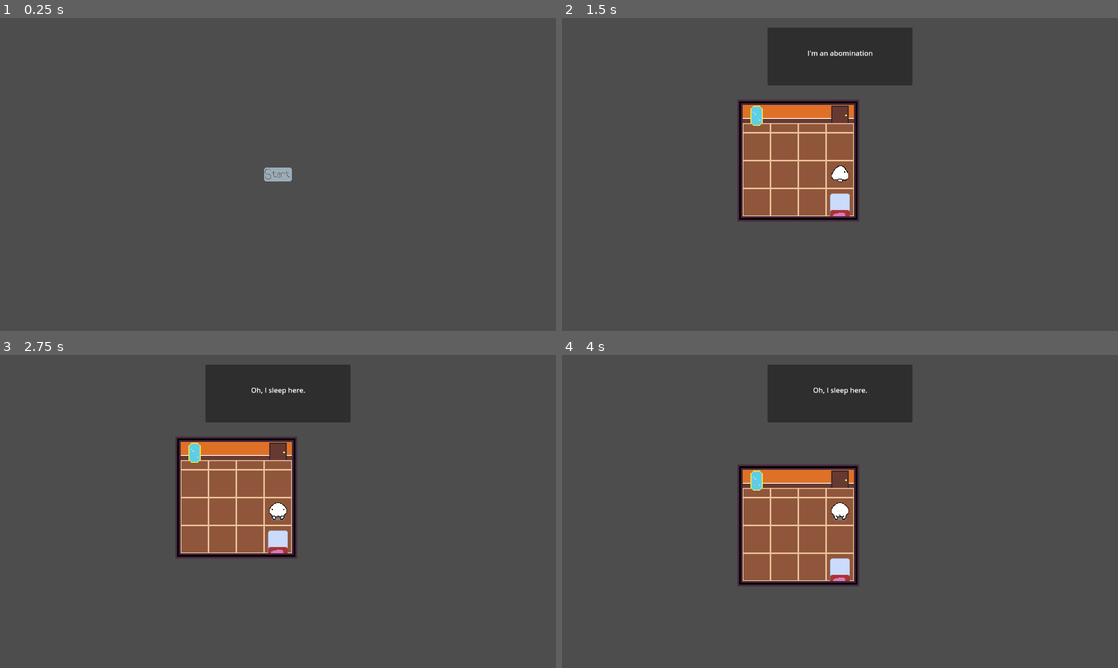
Above: before the commit, frames 1-4 (two rows, left to right).
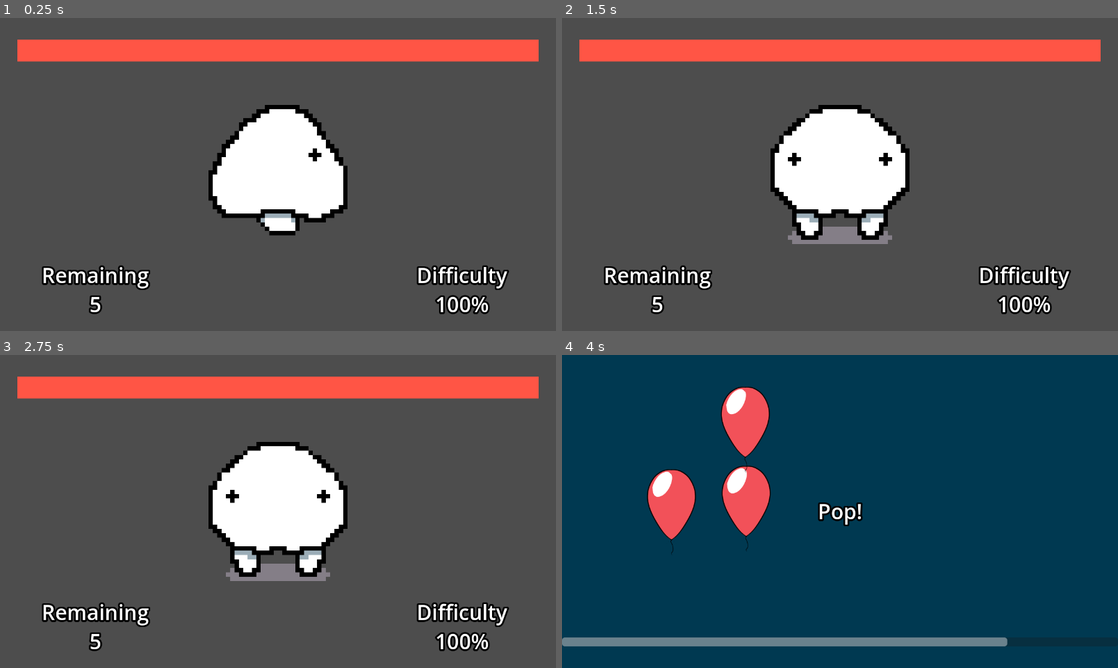
Above: after the commit, the same moments.

Repository: GDAC-at-Davis/GDAC-minigame-framework
Game: Godot game, scene res://testing/MinigameTester.tscn
Two runs of this game, one before a commit and one after it. Both use one fixed random seed, a clock stepped at 60 frames per second and the inputs below. Before the commit the project starts from res://Scenes/GodScene.tscn.
Inputs (mouse positions are in pixels of both pictures, inside the frame that each line leads up to):
- Up to frame 1 (0.25 s): no input
- Up to frame 2 (1.5 s): click (840, 174) at 0.52 s; move the mouse to (962, 158) at 1.27 s; hold D (right) from 1.28 s (still down); click (962, 158) at 1.35 s
- Up to frame 3 (2.75 s): move the mouse to (166, 527) at 2.02 s; release D (right) at 2.03 s; hold S (down) from 2.03 s (still down); click (166, 527) at 2.1 s
- Up to frame 4 (4 s): move the mouse to (895, 442) at 2.77 s; release S (down) at 2.78 s; hold D (right) 2.78-3.53 s; click (895, 442) at 2.85 s; move the mouse to (812, 574) at 3.52 s; hold W (up) from 3.53 s (still down); click (812, 574) at 3.6 s

The runs differ from the first frame. In frame 1, 17% of the frame differs, in the area x 3-97%, y 6-95%; in frame 2, 24%; in frame 3, 24%; in frame 4, 100%, in the area x 0-100%, y 0-100%.

Commit message:
added tester

Diff:
--- a/MinigameFramework/Minigames/BalloonPopper/Balloon.tscn
+++ b/MinigameFramework/Minigames/BalloonPopper/Balloon.tscn
@@ -1,7 +1,7 @@
 [gd_scene load_steps=4 format=3 uid="uid://4p76p5k843ck"]
 
-[ext_resource type="Script" uid="uid://rrgf5p0jv4ce" path="res://Minigames/BalloonPopper/balloon.gd" id="1_5ahiw"]
-[ext_resource type="Texture2D" uid="uid://du1wfkunh1hvn" path="res://Minigames/BalloonPopper/balloon.png" id="2_5ahiw"]
+[ext_resource type="Script" uid="uid://rrgf5p0jv4ce" path="res://minigames/BalloonPopper/balloon.gd" id="1_5ahiw"]
+[ext_resource type="Texture2D" uid="uid://du1wfkunh1hvn" path="res://minigames/BalloonPopper/balloon.png" id="2_5ahiw"]
 
 [sub_resource type="CapsuleShape2D" id="CapsuleShape2D_5ahiw"]
 radius = 56.5
--- a/MinigameFramework/Minigames/BalloonPopper/BalloonPopper.tscn
+++ b/MinigameFramework/Minigames/BalloonPopper/BalloonPopper.tscn
@@ -1,7 +1,7 @@
 [gd_scene load_steps=6 format=3 uid="uid://bpacr2w3cuiyw"]
 
-[ext_resource type="Script" uid="uid://dycy3rg1nvlln" path="res://Minigames/BalloonPopper/balloon_minigame.gd" id="1_tqulc"]
-[ext_resource type="Texture2D" uid="uid://du1wfkunh1hvn" path="res://Minigames/BalloonPopper/balloon.png" id="2_bk108"]
+[ext_resource type="Script" uid="uid://dycy3rg1nvlln" path="res://minigames/BalloonPopper/balloon_minigame.gd" id="1_tqulc"]
+[ext_resource type="Texture2D" uid="uid://du1wfkunh1hvn" path="res://minigames/BalloonPopper/balloon.png" id="2_bk108"]
 
 [sub_resource type="Gradient" id="Gradient_tqulc"]
 offsets = PackedFloat32Array(0)
--- a/MinigameFramework/Minigames/Test3D/Test3D.tscn
+++ b/MinigameFramework/Minigames/Test3D/Test3D.tscn
@@ -1,6 +1,6 @@
 [gd_scene load_steps=4 format=3 uid="uid://cgmlbwqta8dhl"]
 
-[ext_resource type="Script" uid="uid://cte65f2kvwe34" path="res://Minigames/Test3D/test_3D_minigame.gd" id="1_s00ru"]
+[ext_resource type="Script" uid="uid://cte65f2kvwe34" path="res://minigames/Test3D/test_3D_minigame.gd" id="1_s00ru"]
 
 [sub_resource type="BoxMesh" id="BoxMesh_s00ru"]
 
--- a/MinigameFramework/Resources/MinigameGroups/home_minigame_group.tres
+++ b/MinigameFramework/Resources/MinigameGroups/home_minigame_group.tres
@@ -1,8 +1,8 @@
 [gd_resource type="Resource" script_class="MinigameGroupData" load_steps=4 format=3 uid="uid://bt14lx2uf6axm"]
 
-[ext_resource type="Script" uid="uid://p73k0qpka7a6" path="res://Scripts/minigame_group.gd" id="1_p7nvv"]
-[ext_resource type="PackedScene" uid="uid://cgmlbwqta8dhl" path="res://Minigames/Test3D/Test3D.tscn" id="1_ryry2"]
-[ext_resource type="PackedScene" uid="uid://bpacr2w3cuiyw" path="res://Minigames/BalloonPopper/BalloonPopper.tscn" id="2_l2kh3"]
+[ext_resource type="Script" uid="uid://p73k0qpka7a6" path="res://scripts/minigame_group.gd" id="1_p7nvv"]
+[ext_resource type="PackedScene" uid="uid://cgmlbwqta8dhl" path="res://minigames/Test3D/Test3D.tscn" id="1_ryry2"]
+[ext_resource type="PackedScene" uid="uid://bpacr2w3cuiyw" path="res://minigames/BalloonPopper/BalloonPopper.tscn" id="2_l2kh3"]
 
 [resource]
 script = ExtResource("1_p7nvv")
--- a/MinigameFramework/Scenes/GodScene.tscn
+++ b/MinigameFramework/Scenes/GodScene.tscn
@@ -1,8 +1,8 @@
 [gd_scene load_steps=2 format=3 uid="uid://blmvycvgmnnxv"]
 
-[ext_resource type="Script" uid="uid://dtmlo62vwyrq0" path="res://Scripts/GodScene.gd" id="1_dvti5"]
+[ext_resource type="Script" uid="uid://dtmlo62vwyrq0" path="res://scripts/god_scene.gd" id="1_65nfc"]
 
 [node name="GodScene" type="Node2D"]
-script = ExtResource("1_dvti5")
+script = ExtResource("1_65nfc")
 
 [node name="UICanvas" type="CanvasLayer" parent="."]
--- a/MinigameFramework/Scenes/HomeRoom.tscn
+++ b/MinigameFramework/Scenes/HomeRoom.tscn
@@ -1,27 +1,27 @@
 [gd_scene load_steps=40 format=4 uid="uid://blugenr688iy7"]
 
-[ext_resource type="Texture2D" uid="uid://cx6rnppw0rqkx" path="res://Assets/Environment/Floor.png" id="1_3vso6"]
-[ext_resource type="Script" uid="uid://b0f7uaviabxqe" path="res://Scripts/home_room.gd" id="1_uxmcf"]
-[ext_resource type="Texture2D" uid="uid://buo4cbhbh6wcu" path="res://Assets/Environment/FloorUpperWall.png" id="2_rw8f6"]
-[ext_resource type="Texture2D" uid="uid://cy83mw27yc448" path="res://Assets/Environment/Mirror.png" id="3_le8eo"]
-[ext_resource type="Texture2D" uid="uid://7xq8ofqd4clp" path="res://Assets/Environment/UpperWall.png" id="3_secph"]
-[ext_resource type="Texture2D" uid="uid://cdi54rs75814x" path="res://Assets/Environment/Bed.png" id="4_gpkxl"]
-[ext_resource type="Texture2D" uid="uid://cf63fgm4ejnvf" path="res://Assets/Environment/WallCorner.png" id="4_y3iof"]
-[ext_resource type="Texture2D" uid="uid://c7lis0n373ucy" path="res://Assets/Environment/WallJut.png" id="5_lmf8n"]
-[ext_resource type="Texture2D" uid="uid://ch0bxgtg1hsni" path="res://Assets/Environment/WallJutJoiner.png" id="6_8te1i"]
-[ext_resource type="Texture2D" uid="uid://b5dkscfeciho2" path="res://Assets/Environment/WallDoubleCorner.png" id="7_le8eo"]
-[ext_resource type="Texture2D" uid="uid://b00qgwvyci14b" path="res://Assets/Environment/WallJutCorner.png" id="8_gpkxl"]
-[ext_resource type="Texture2D" uid="uid://yqob7l3osu7n" path="res://Assets/Environment/Door.png" id="9_sxl3h"]
-[ext_resource type="Texture2D" uid="uid://bpcxorg5mbxpi" path="res://Assets/ColliderEnvironment/InteractableDown.png" id="12_p2d2v"]
-[ext_resource type="Texture2D" uid="uid://bj8wfbi4eknw6" path="res://Assets/ColliderEnvironment/InteractableLeft.png" id="13_uxmcf"]
-[ext_resource type="Texture2D" uid="uid://bq4foyryhbnq" path="res://Assets/ColliderEnvironment/InteractableRight.png" id="14_3j54o"]
-[ext_resource type="Texture2D" uid="uid://br81i55gxnsy5" path="res://Assets/ColliderEnvironment/InteractableUp.png" id="15_mr6rx"]
-[ext_resource type="Texture2D" uid="uid://vufev4sdxsx4" path="res://Assets/ColliderEnvironment/Spawn.png" id="16_q6hx0"]
-[ext_resource type="Texture2D" uid="uid://cgrl6xvv4bpjq" path="res://Assets/ColliderEnvironment/Unreachable.png" id="17_1mfxh"]
-[ext_resource type="Texture2D" uid="uid://bndw2son6gmwh" path="res://Assets/ColliderEnvironment/Walkable.png" id="18_tbacr"]
+[ext_resource type="Script" uid="uid://b0f7uaviabxqe" path="res://scripts/home_room.gd" id="1_l37yc"]
+[ext_resource type="Texture2D" uid="uid://bpcxorg5mbxpi" path="res://assets/ColliderEnvironment/InteractableDown.png" id="2_lvja3"]
+[ext_resource type="Texture2D" uid="uid://bj8wfbi4eknw6" path="res://assets/ColliderEnvironment/InteractableLeft.png" id="3_dax6w"]
+[ext_resource type="Texture2D" uid="uid://bq4foyryhbnq" path="res://assets/ColliderEnvironment/InteractableRight.png" id="4_g7nv8"]
+[ext_resource type="Texture2D" uid="uid://br81i55gxnsy5" path="res://assets/ColliderEnvironment/InteractableUp.png" id="5_8kuah"]
+[ext_resource type="Texture2D" uid="uid://vufev4sdxsx4" path="res://assets/ColliderEnvironment/Spawn.png" id="6_g2ef0"]
+[ext_resource type="Texture2D" uid="uid://cgrl6xvv4bpjq" path="res://assets/ColliderEnvironment/Unreachable.png" id="7_7vfb1"]
+[ext_resource type="Texture2D" uid="uid://bndw2son6gmwh" path="res://assets/ColliderEnvironment/Walkable.png" id="8_wwiyp"]
+[ext_resource type="Texture2D" uid="uid://cx6rnppw0rqkx" path="res://assets/Environment/Floor.png" id="9_kxvrf"]
+[ext_resource type="Texture2D" uid="uid://buo4cbhbh6wcu" path="res://assets/Environment/FloorUpperWall.png" id="10_viceh"]
+[ext_resource type="Texture2D" uid="uid://cy83mw27yc448" path="res://assets/Environment/Mirror.png" id="11_hk0tx"]
+[ext_resource type="Texture2D" uid="uid://cdi54rs75814x" path="res://assets/Environment/Bed.png" id="12_albms"]
+[ext_resource type="Texture2D" uid="uid://7xq8ofqd4clp" path="res://assets/Environment/UpperWall.png" id="13_ecoi4"]
+[ext_resource type="Texture2D" uid="uid://cf63fgm4ejnvf" path="res://assets/Environment/WallCorner.png" id="14_xp257"]
+[ext_resource type="Texture2D" uid="uid://c7lis0n373ucy" path="res://assets/Environment/WallJut.png" id="15_fu13x"]
+[ext_resource type="Texture2D" uid="uid://ch0bxgtg1hsni" path="res://assets/Environment/WallJutJoiner.png" id="16_hfk6n"]
+[ext_resource type="Texture2D" uid="uid://b5dkscfeciho2" path="res://assets/Environment/WallDoubleCorner.png" id="17_e808c"]
+[ext_resource type="Texture2D" uid="uid://b00qgwvyci14b" path="res://assets/Environment/WallJutCorner.png" id="18_g0mfh"]
+[ext_resource type="Texture2D" uid="uid://yqob7l3osu7n" path="res://assets/Environment/Door.png" id="19_x3gfm"]
 
 [sub_resource type="TileSetAtlasSource" id="TileSetAtlasSource_n1h35"]
-texture = ExtResource("12_p2d2v")
+texture = ExtResource("2_lvja3")
 texture_region_size = Vector2i(32, 32)
 0:0/0 = 0
 1:0/0 = 0
@@ -29,7 +29,7 @@
 1:1/0 = 0
 
 [sub_resource type="TileSetAtlasSource" id="TileSetAtlasSource_riffp"]
-texture = ExtResource("13_uxmcf")
+texture = ExtResource("3_dax6w")
 texture_region_size = Vector2i(32, 32)
 0:0/0 = 0
 1:0/0 = 0
@@ -37,7 +37,7 @@
 1:1/0 = 0
 
 [sub_resource type="TileSetAtlasSource" id="TileSetAtlasSource_vbn5k"]
-texture = ExtResource("14_3j54o")
+texture = ExtResource("4_g7nv8")
 texture_region_size = Vector2i(32, 32)
 0:0/0 = 0
 1:0/0 = 0
@@ -45,7 +45,7 @@
 1:1/0 = 0
 
 [sub_resource type="TileSetAtlasSource" id="TileSetAtlasSource_v48aw"]
-texture = ExtResource("15_mr6rx")
+texture = ExtResource("5_8kuah")
 texture_region_size = Vector2i(32, 32)
 0:0/0 = 0
 1:0/0 = 0
@@ -53,7 +53,7 @@
 1:1/0 = 0
 
 [sub_resource type="TileSetAtlasSource" id="TileSetAtlasSource_cdfm2"]
-texture = ExtResource("16_q6hx0")
+texture = ExtResource("6_g2ef0")
 texture_region_size = Vector2i(32, 32)
 0:0/0 = 0
 1:0/0 = 0
@@ -61,7 +61,7 @@
 1:1/0 = 0
 
 [sub_resource type="TileSetAtlasSource" id="TileSetAtlasSource_k4olp"]
-texture = ExtResource("17_1mfxh")
+texture = ExtResource("7_7vfb1")
 texture_region_size = Vector2i(32, 32)
 0:0/0 = 0
 1:0/0 = 0
@@ -69,7 +69,7 @@
 1:1/0 = 0
 
 [sub_resource type="TileSetAtlasSource" id="TileSetAtlasSource_sc3c8"]
-texture = ExtResource("18_tbacr")
+texture = ExtResource("8_wwiyp")
 texture_region_size = Vector2i(32, 32)
 0:0/0 = 0
 1:0/0 = 0
@@ -87,7 +87,7 @@
 sources/6 = SubResource("TileSetAtlasSource_sc3c8")
 
 [sub_resource type="TileSetAtlasSource" id="TileSetAtlasSource_d2xvl"]
-texture = ExtResource("1_3vso6")
+texture = ExtResource("9_kxvrf")
 texture_region_size = Vector2i(32, 32)
 0:0/0 = 0
 1:0/0 = 0
@@ -95,52 +95,52 @@
 1:1/0 = 0
 
 [sub_resource type="TileSetAtlasSource" id="TileSetAtlasSource_lmf8n"]
-texture = ExtResource("2_rw8f6")
+texture = ExtResource("10_viceh")
 texture_region_size = Vector2i(32, 32)
 0:0/0 = 0
 
 [sub_resource type="TileSetAtlasSource" id="TileSetAtlasSource_sxl3h"]
-texture = ExtResource("3_le8eo")
+texture = ExtResource("11_hk0tx")
 texture_region_size = Vector2i(32, 32)
 0:0/0 = 0
 
 [sub_resource type="TileSetAtlasSource" id="TileSetAtlasSource_uxmcf"]
-texture = ExtResource("4_gpkxl")
+texture = ExtResource("12_albms")
 texture_region_size = Vector2i(32, 32)
 0:0/0 = 0
 
 [sub_resource type="TileSetAtlasSource" id="TileSetAtlasSource_8te1i"]
-texture = ExtResource("3_secph")
+texture = ExtResource("13_ecoi4")
 texture_region_size = Vector2i(32, 32)
 0:0/0 = 0
 
 [sub_resource type="TileSetAtlasSource" id="TileSetAtlasSource_le8eo"]
-texture = ExtResource("4_y3iof")
+texture = ExtResource("14_xp257")
 texture_region_size = Vector2i(32, 32)
 0:0/0 = 0
 
 [sub_resource type="TileSetAtlasSource" id="TileSetAtlasSource_abrjd"]
-texture = ExtResource("5_lmf8n")
+texture = ExtResource("15_fu13x")
 texture_region_size = Vector2i(32, 32)
 0:0/0 = 0
 
 [sub_resource type="TileSetAtlasSource" id="TileSetAtlasSource_41k1l"]
-texture = ExtResource("6_8te1i")
+texture = ExtResource("16_hfk6n")
 texture_region_size = Vector2i(32, 32)
 0:0/0 = 0
 
 [sub_resource type="TileSetAtlasSource" id="TileSetAtlasSource_tvxtg"]
-texture = ExtResource("7_le8eo")
+texture = ExtResource("17_e808c")
 texture_region_size = Vector2i(32, 32)
 0:0/0 = 0
 
 [sub_resource type="TileSetAtlasSource" id="TileSetAtlasSource_5f1lx"]
-texture = ExtResource("8_gpkxl")
+texture = ExtResource("18_g0mfh")
 texture_region_size = Vector2i(32, 32)
 0:0/0 = 0
 
 [sub_resource type="TileSetAtlasSource" id="TileSetAtlasSource_p2d2v"]
-texture = ExtResource("9_sxl3h")
+texture = ExtResource("19_x3gfm")
 texture_region_size = Vector2i(32, 32)
 0:0/0 = 0
 
@@ -159,7 +159,7 @@
 sources/11 = SubResource("TileSetAtlasSource_uxmcf")
 
 [node name="Environment" type="Node2D"]
-script = ExtResource("1_uxmcf")
+script = ExtResource("1_l37yc")
 
 [node name="CollisionTileMap" type="TileMapLayer" parent="."]
 visible = false
--- a/MinigameFramework/Scenes/Menu.tscn
+++ b/MinigameFramework/Scenes/Menu.tscn
@@ -1,7 +1,7 @@
 [gd_scene load_steps=3 format=3 uid="uid://ca3dsmtf3lnbo"]
 
-[ext_resource type="Texture2D" uid="uid://b3wbw01ysetr4" path="res://Assets/UI/StartButton.png" id="1_3kf3n"]
-[ext_resource type="Script" uid="uid://cguq5d38jujml" path="res://Scripts/Menu.gd" id="1_6pedr"]
+[ext_resource type="Texture2D" uid="uid://b3wbw01ysetr4" path="res://assets/UI/StartButton.png" id="1_3kf3n"]
+[ext_resource type="Script" uid="uid://cguq5d38jujml" path="res://scripts/menu.gd" id="1_6pedr"]
 
 [node name="Menu" type="Control"]
 layout_mode = 3
--- a/MinigameFramework/Scenes/MinigameManager.tscn
+++ b/MinigameFramework/Scenes/MinigameManager.tscn
@@ -1,10 +1,10 @@
 [gd_scene load_steps=12 format=3 uid="uid://d37y2041mrhtw"]
 
-[ext_resource type="Script" uid="uid://bqy5pm30257dh" path="res://Scripts/minigame_manager.gd" id="1_c43xr"]
-[ext_resource type="Theme" uid="uid://b3gvhppqjl7w2" path="res://Resources/Themes/instruction_theme.tres" id="3_hj43s"]
-[ext_resource type="Texture2D" uid="uid://cnkeu612ob1v6" path="res://Assets/Player/FrontIdle.png" id="3_ifwpt"]
-[ext_resource type="Texture2D" uid="uid://dk80ejp14m8qe" path="res://Assets/Player/SideIdle.png" id="4_a820n"]
-[ext_resource type="Texture2D" uid="uid://dlhunmti0rfki" path="res://Assets/Player/BackIdle.png" id="5_tondc"]
+[ext_resource type="Script" uid="uid://bqy5pm30257dh" path="res://scripts/minigame_manager.gd" id="1_lehxo"]
+[ext_resource type="Theme" uid="uid://b3gvhppqjl7w2" path="res://resources/Themes/instruction_theme.tres" id="2_lv88o"]
+[ext_resource type="Texture2D" uid="uid://cnkeu612ob1v6" path="res://assets/Player/FrontIdle.png" id="3_w5hio"]
+[ext_resource type="Texture2D" uid="uid://dk80ejp14m8qe" path="res://assets/Player/SideIdle.png" id="4_q6s6h"]
+[ext_resource type="Texture2D" uid="uid://dlhunmti0rfki" path="res://assets/Player/BackIdle.png" id="5_bsv5a"]
 
 [sub_resource type="StyleBoxFlat" id="StyleBoxFlat_kvaaa"]
 bg_color = Color(0.18, 0, 0, 1)
@@ -16,18 +16,45 @@
 animations = [{
 "frames": [{
 "duration": 1.0,
-"texture": ExtResource("3_ifwpt")
+"texture": ExtResource("3_w5hio")
 }, {
 "duration": 1.0,
-"texture": ExtResource("4_a820n")
+"texture": ExtResource("4_q6s6h")
 }, {
 "duration": 1.0,
-"texture": ExtResource("5_tondc")
+"texture": ExtResource("5_bsv5a")
 }],
 "loop": true,
 "name": &"default",
 "speed": 5.0
 }]
+
+[sub_resource type="Animation" id="Animation_a820n"]
+length = 0.001
+tracks/0/type = "value"
+tracks/0/imported = false
+tracks/0/enabled = true
+tracks/0/path = NodePath(".:frame")
+tracks/0/interp = 1
+tracks/0/loop_wrap = true
+tracks/0/keys = {
+"times": PackedFloat32Array(0),
+"transitions": PackedFloat32Array(1),
+"update": 1,
+"values": [3]
+}
+tracks/1/type = "value"
+tracks/1/imported = false
+tracks/1/enabled = true
+tracks/1/path = NodePath(".:flip_h")
+tracks/1/interp = 1
+tracks/1/loop_wrap = true
+tracks/1/keys = {
+"times": PackedFloat32Array(0),
+"transitions": PackedFloat32Array(1),
+"update": 1,
+"values": [false]
+}
 
 [sub_resource type="Animation" id="Animation_ifwpt"]
 resource_name = "spin"
@@ -58,33 +85,6 @@
 "values": [false, true]
 }
 
-[sub_resource type="Animation" id="Animation_a820n"]
-length = 0.001
-tracks/0/type = "value"
-tracks/0/imported = false
-tracks/0/enabled = true
-tracks/0/path = NodePath(".:frame")
-tracks/0/interp = 1
-tracks/0/loop_wrap = true
-tracks/0/keys = {
-"times": PackedFloat32Array(0),
-"transitions": PackedFloat32Array(1),
-"update": 1,
-"values": [3]
-}
-tracks/1/type = "value"
-tracks/1/imported = false
-tracks/1/enabled = true
-tracks/1/path = NodePath(".:flip_h")
-tracks/1/interp = 1
-tracks/1/loop_wrap = true
-tracks/1/keys = {
-"times": PackedFloat32Array(0),
-"transitions": PackedFloat32Array(1),
-"update": 1,
-"values": [false]
-}
-
 [sub_resource type="AnimationLibrary" id="AnimationLibrary_a820n"]
 _data = {
 &"RESET": SubResource("Animation_a820n"),
@@ -95,7 +95,7 @@
 layout_mode = 3
 anchors_preset = 0
 mouse_filter = 2
-script = ExtResource("1_c43xr")
+script = ExtResource("1_lehxo")
 metadata/_custom_type_script = "uid://bqy5pm30257dh"
 
 [node name="MinigameUILayer" type="CanvasLayer" parent="."]
@@ -121,7 +121,7 @@
 offset_bottom = 720.0
 pivot_offset = Vector2(640, 360)
 mouse_filter = 2
-theme = ExtResource("3_hj43s")
+theme = ExtResource("2_lv88o")
 text = "Instructions"
 fit_content = true
 horizontal_alignment = 1
@@ -148,7 +148,7 @@
 offset_right = 1284.0
 offset_bottom = 725.0
 mouse_filter = 2
-theme = ExtResource("3_hj43s")
+theme = ExtResource("2_lv88o")
 text = "Difficulty
 100%"
 horizontal_alignment = 1
@@ -159,7 +159,7 @@
 offset_right = 440.0
 offset_bottom = 725.0
 mouse_filter = 2
-theme = ExtResource("3_hj43s")
+theme = ExtResource("2_lv88o")
 text = "Remaining
 10"
 horizontal_alignment = 1
--- a/MinigameFramework/Scenes/Player.tscn
+++ b/MinigameFramework/Scenes/Player.tscn
@@ -1,12 +1,12 @@
 [gd_scene load_steps=10 format=3 uid="uid://u1khrpao6kjn"]
 
-[ext_resource type="Script" uid="uid://c7we4uveykfdb" path="res://Scripts/player.gd" id="1_52ee3"]
-[ext_resource type="Texture2D" uid="uid://dlhunmti0rfki" path="res://Assets/Player/BackIdle.png" id="1_x3wgy"]
-[ext_resource type="Texture2D" uid="uid://dc7ksgum74bap" path="res://Assets/Player/BackWalk.png" id="2_3smsa"]
-[ext_resource type="Texture2D" uid="uid://cnkeu612ob1v6" path="res://Assets/Player/FrontIdle.png" id="3_8erm5"]
-[ext_resource type="Texture2D" uid="uid://c6sqb3jik7u2o" path="res://Assets/Player/FrontWalk.png" id="4_f1ek2"]
-[ext_resource type="Texture2D" uid="uid://dk80ejp14m8qe" path="res://Assets/Player/SideIdle.png" id="5_tx1dd"]
-[ext_resource type="Texture2D" uid="uid://bewm5feulmlwh" path="res://Assets/Player/SideWalk.png" id="6_gymyn"]
+[ext_resource type="Script" uid="uid://c7we4uveykfdb" path="res://scripts/player.gd" id="1_52ee3"]
+[ext_resource type="Texture2D" uid="uid://dlhunmti0rfki" path="res://assets/Player/BackIdle.png" id="1_x3wgy"]
+[ext_resource type="Texture2D" uid="uid://dc7ksgum74bap" path="res://assets/Player/BackWalk.png" id="2_3smsa"]
+[ext_resource type="Texture2D" uid="uid://cnkeu612ob1v6" path="res://assets/Player/FrontIdle.png" id="3_8erm5"]
+[ext_resource type="Texture2D" uid="uid://c6sqb3jik7u2o" path="res://assets/Player/FrontWalk.png" id="4_f1ek2"]
+[ext_resource type="Texture2D" uid="uid://dk80ejp14m8qe" path="res://assets/Player/SideIdle.png" id="5_tx1dd"]
+[ext_resource type="Texture2D" uid="uid://bewm5feulmlwh" path="res://assets/Player/SideWalk.png" id="6_gymyn"]
 
 [sub_resource type="SpriteFrames" id="SpriteFrames_ivps1"]
 animations = [{
--- a/MinigameFramework/Scenes/UI.tscn
+++ b/MinigameFramework/Scenes/UI.tscn
@@ -1,6 +1,6 @@
 [gd_scene load_steps=2 format=3 uid="uid://br7i6tg7kpm64"]
 
-[ext_resource type="Script" uid="uid://b5orjr4lnibqc" path="res://Scripts/ui.gd" id="1_w371h"]
+[ext_resource type="Script" uid="uid://b5orjr4lnibqc" path="res://scripts/ui.gd" id="1_w371h"]
 
 [node name="UI" type="Control"]
 layout_mode = 3
--- a/MinigameFramework/project.godot
+++ b/MinigameFramework/project.godot
@@ -11,7 +11,7 @@
 [application]
 
 config/name="Skeleton Game"
-run/main_scene="uid://blmvycvgmnnxv"
+run/main_scene="uid://oeni4b2d8s0w"
 config/features=PackedStringArray("4.4", "Forward Plus")
 config/icon="res://icon.svg"
 
--- /dev/null
+++ b/MinigameFramework/testing/MinigameTester.tscn
@@ -0,0 +1,9 @@
+[gd_scene load_steps=3 format=3 uid="uid://oeni4b2d8s0w"]
+
+[ext_resource type="Script" uid="uid://cdew1xe6o4dv5" path="res://testing/minigame_tester.gd" id="1_tpsv2"]
+[ext_resource type="Resource" uid="uid://bt14lx2uf6axm" path="res://resources/MinigameGroups/home_minigame_group.tres" id="2_y77l2"]
+
+[node name="MinigameTesting" type="Node2D"]
+script = ExtResource("1_tpsv2")
+minigame_data = ExtResource("2_y77l2")
+metadata/_custom_type_script = "uid://cdew1xe6o4dv5"
--- /dev/null
+++ b/MinigameFramework/testing/minigame_tester.gd
@@ -0,0 +1,11 @@
+class_name MinigameTester
+extends Node2D
+
+@export var minigame_data: MinigameGroupData
+
+var minigame_manager_scene: PackedScene = preload("res://Scenes/MinigameManager.tscn")
+
+func _ready():
+	var manager: MinigameManager = minigame_manager_scene.instantiate()
+	manager.setup_data(minigame_data)
+	add_child(manager)
Not shown, changed: MinigameFramework/Assets/ColliderEnvironment/InteractableDown.png.import
Not shown, changed: MinigameFramework/Assets/ColliderEnvironment/InteractableLeft.png.import
Not shown, changed: MinigameFramework/Assets/ColliderEnvironment/InteractableRight.png.import
Not shown, changed: MinigameFramework/Assets/ColliderEnvironment/InteractableUp.png.import
Not shown, changed: MinigameFramework/Assets/ColliderEnvironment/Spawn.png.import
Not shown, changed: MinigameFramework/Assets/ColliderEnvironment/Unreachable.png.import
Not shown, changed: MinigameFramework/Assets/ColliderEnvironment/Walkable.png.import
Not shown, changed: MinigameFramework/Assets/Environment/Bed.png.import
Not shown, changed: MinigameFramework/Assets/Environment/Door.png.import
Not shown, changed: MinigameFramework/Assets/Environment/Floor.png.import
Not shown, changed: MinigameFramework/Assets/Environment/FloorUpperWall.png.import
Not shown, changed: MinigameFramework/Assets/Environment/Mirror.png.import
(and 17 more such lines)
